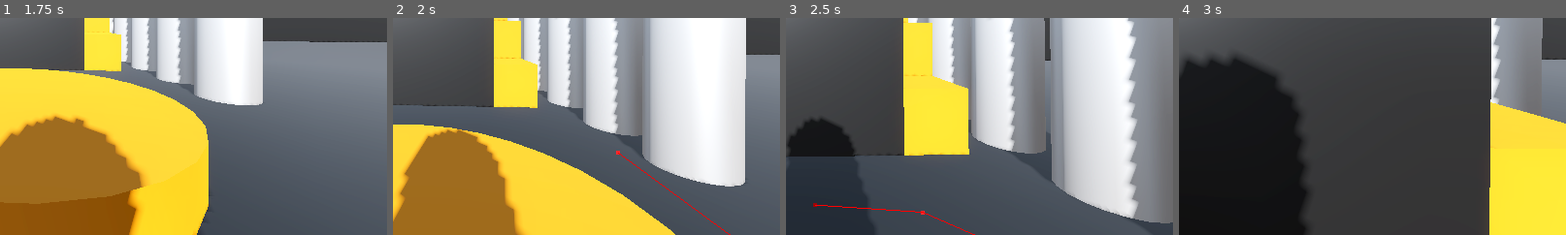
Above: before the commit, frames 1-4 (left to right).
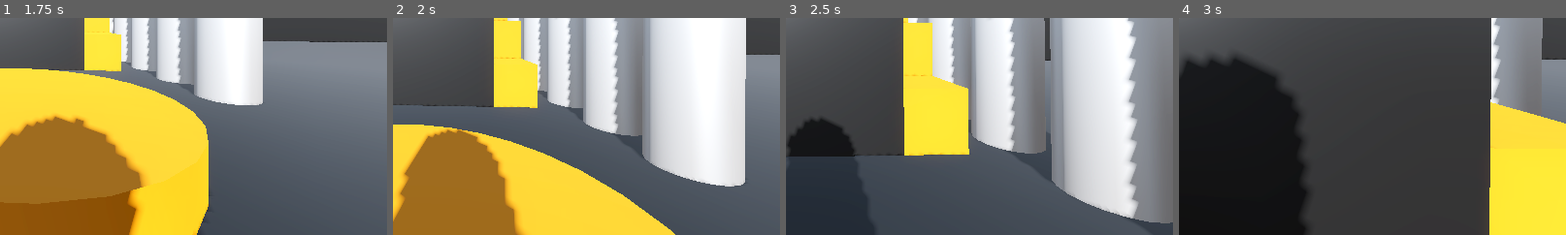
Above: after the commit, the same moments.

Repository: Assasquid/robot_rampage
Game: Godot game, scene res://Scenes/Levels/sand_box.tscn
Same seed, same stepped clock (60 frames per second), same inputs: the game is played once before the commit and once after it.
Inputs (mouse positions are % of the whole screen's width and height, from its top left):
- Up to frame 1 (1.75 s): tap Enter (ui_accept) at 0.5, 0.6, 1.55 s; move the mouse to (55, 50) at 0.52 s; hold Up (ui_up) from 0.53 s (still down); tap Space (jump) at 0.77, 0.8, 1.07, 1.35, 1.52 s; move the mouse to (45, 50) at 1.27 s
- Up to frame 2 (2 s): keep holding Up (ui_up); tap Space (jump) at 1.82 s
- Up to frame 3 (2.5 s): keep holding Up (ui_up); move the mouse to (52, 48) at 2.02 s; tap Enter (ui_accept) at 2.1 s; tap Space (jump) at 2.3 s
- Up to frame 4 (3 s): keep holding Up (ui_up); move the mouse to (49, 52) at 2.77 s; tap Enter (ui_accept) at 2.85 s
The pictures show only the part of the screen within x 50-100%, y 50-100%; the shares and areas given below are measured in that part.

Frame 1 is identical in both runs. In frame 2, 0.1% of the frame differs, in the area x 57-88%, y 61-100%; in frame 3, 0.2%, in the area x 7-49%, y 85-100%; in frame 4, nothing differs.

Commit message:
Make the enemy move towards the player.

Diff:
--- a/Scripts/enemy.gd
+++ b/Scripts/enemy.gd
@@ -1,13 +1,14 @@
 extends CharacterBody3D
 
+@export var aggro_range := 12.0
 
-const SPEED = 5.0
-const JUMP_VELOCITY = 4.5
+const SPEED = 4.42
 
 # Get the gravity from the project settings to be synced with RigidBody nodes.
 var gravity: float = ProjectSettings.get_setting("physics/3d/default_gravity")
 
 var player
+var provoked := false
 
 @onready var navigation_agent_3d: NavigationAgent3D = $NavigationAgent3D
 
@@ -16,22 +17,24 @@
 	player = get_tree().get_first_node_in_group("player")
 
 
+func _process(_delta: float) -> void:
+	if provoked:
+		navigation_agent_3d.target_position = player.global_position
+
+
 func _physics_process(delta: float) -> void:
-	navigation_agent_3d.target_position = player.global_position
 	var next_position = navigation_agent_3d.get_next_path_position()
 
 	# Add the gravity.
 	if not is_on_floor():
 		velocity.y -= gravity * delta
 
-	# Handle jump.
-	if Input.is_action_just_pressed("ui_accept") and is_on_floor():
-		velocity.y = JUMP_VELOCITY
+	var direction = global_position.direction_to(next_position)
+	var distance = global_position.distance_to(player.global_position)
 
-	# Get the input direction and handle the movement/deceleration.
-	# As good practice, you should replace UI actions with custom gameplay actions.
-	var input_dir := Input.get_vector("ui_left", "ui_right", "ui_up", "ui_down")
-	var direction := (transform.basis * Vector3(input_dir.x, 0, input_dir.y)).normalized()
+	if distance <= aggro_range:
+		provoked = true
+
 	if direction:
 		velocity.x = direction.x * SPEED
 		velocity.z = direction.z * SPEED
@@ -39,4 +42,4 @@
 		velocity.x = move_toward(velocity.x, 0, SPEED)
 		velocity.z = move_toward(velocity.z, 0, SPEED)
 
-	#move_and_slide()
+	move_and_slide()
